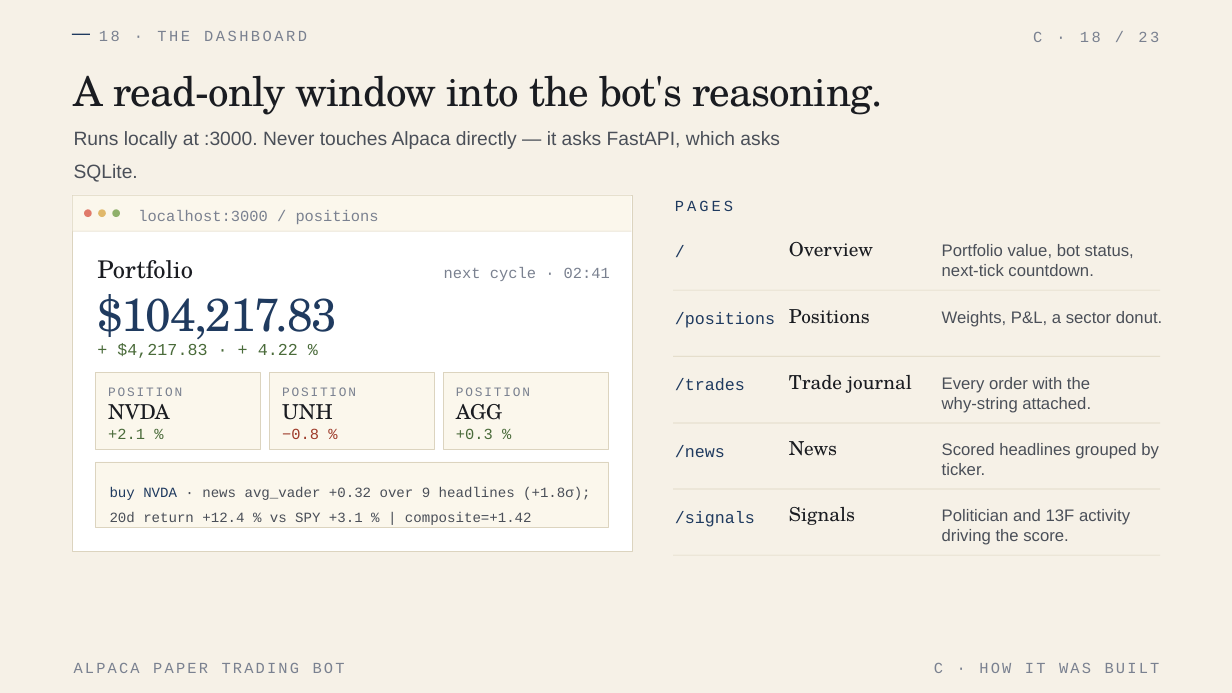
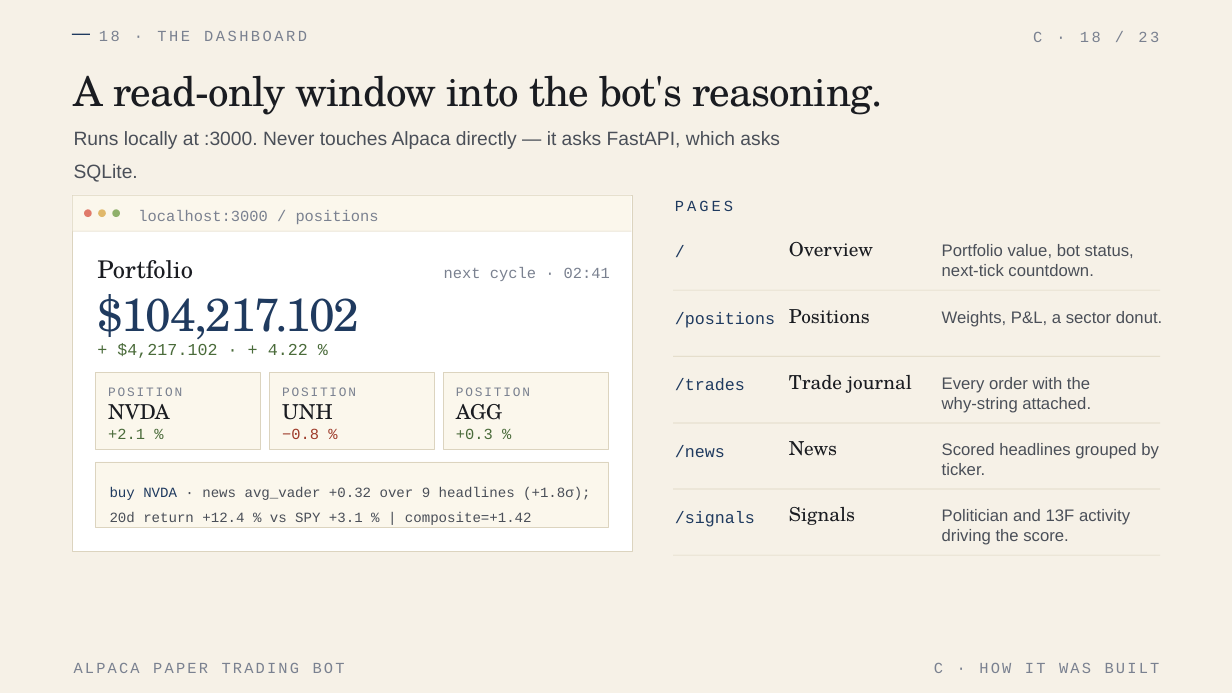
Before and after one commit to TheCromazone/alpaca-paper-bot, a slide deck: slide 18 of deck/Alpaca Bot Deck.pptx. Drawn at 1232x693 pixels with LibreOffice and Linux fonts; fonts in the diff are those of the drawing. Boxes give left, top, right and bottom in pixels: in the first picture for what was removed or moved away, otherwise in the second. Text is boxed around its words. In the diff, an @@ line names an element or a change of style, - is before the commit and + after.

```diff
--- a/deck/Alpaca Bot Deck.pptx
+++ b/deck/Alpaca Bot Deck.pptx
@@ text at (x1=97, y1=294, x2=359, y2=345): text changed @@
-$104,217.83
+$104,217.102
@@ text at (x1=117, y1=343, x2=308, y2=358): text changed @@
-+ $4,217.83 · + 4.22 %
++ $4,217.102 · + 4.22 %
```
Also in this commit, not shown: 4 other slides changed, 9 other files.
